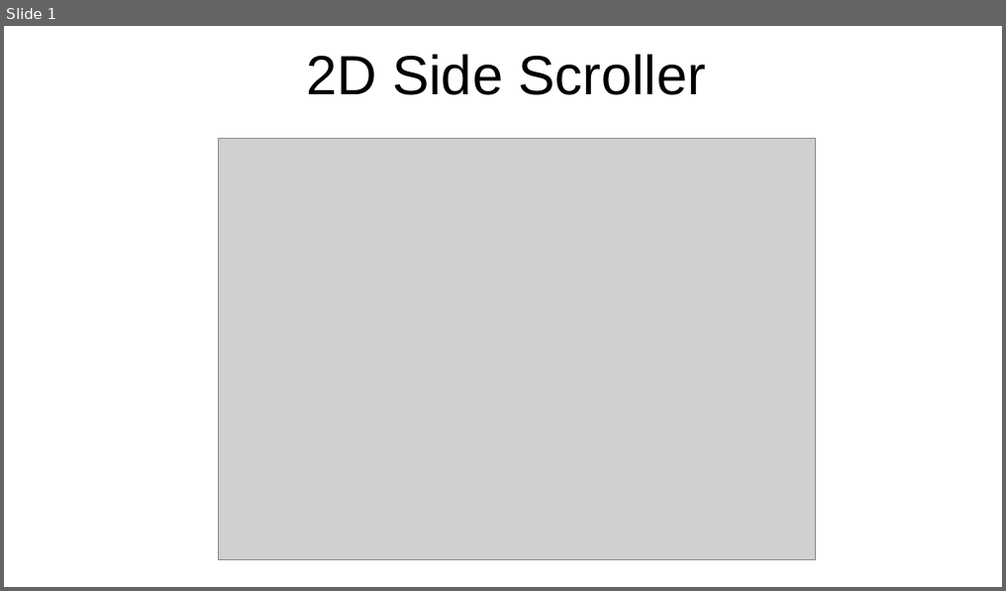
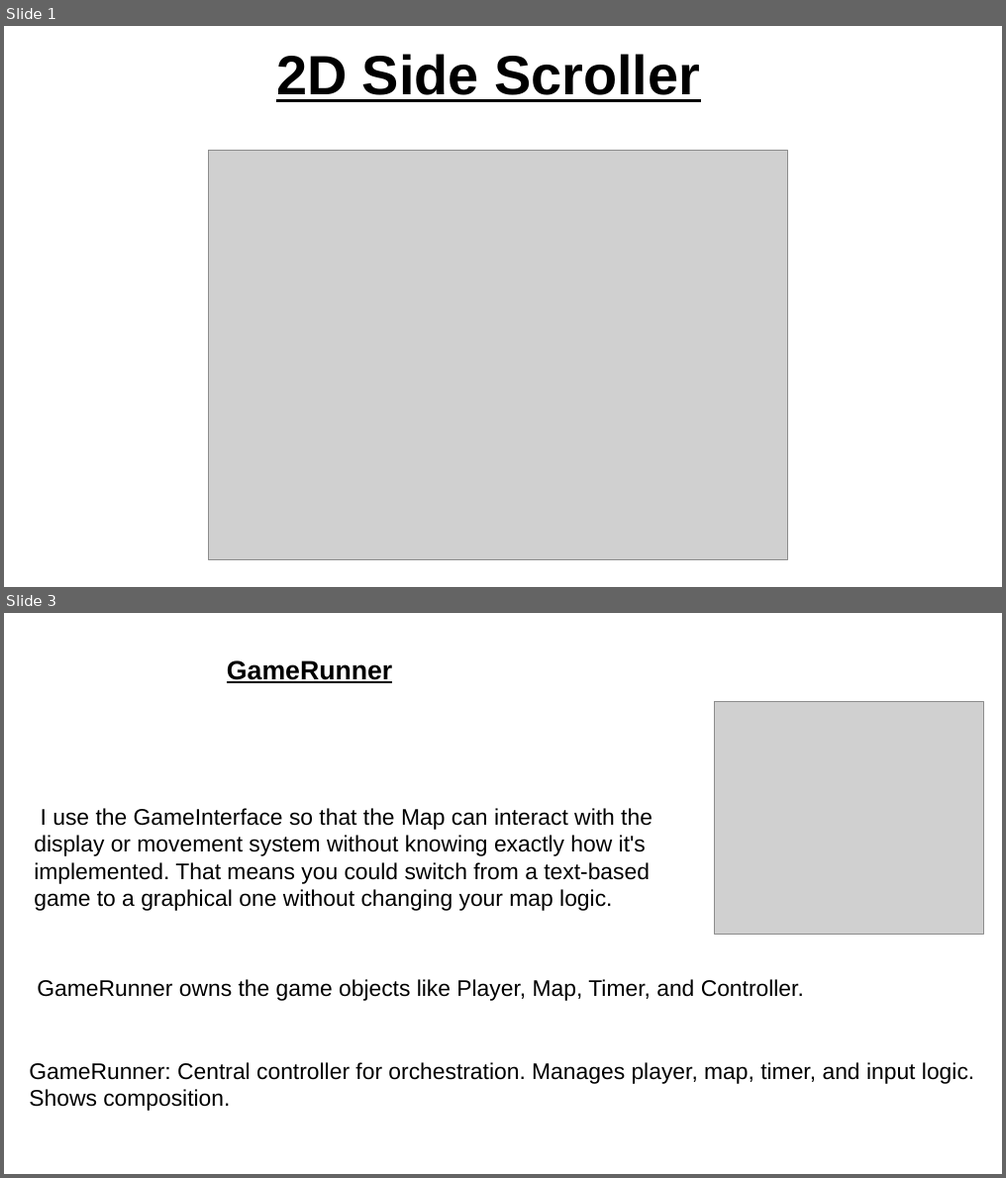
Before and after one commit to tellmon/2D-side-scroller, a slide deck: powerPoint.odp. Shown one above the other, each under a label of ours: slide 1 before the commit, slides 1 and 3 after it; the slides between them are not shown. The pictures are 1006x591 and 1006x1178 pixels, drawn with LibreOffice and Linux fonts; fonts in the diff are those of the drawing; grey boxes stand for pictures. Boxes give left, top, right and bottom in pixels: in the first picture for what was removed or moved away, otherwise in the second. Text is boxed around its words. In the diff, an @@ line names an element or a change of style, - is before the commit and + after.

```diff
--- a/powerPoint.odp
+++ b/powerPoint.odp
@@ slide 3 added at [4,613,1002,1174], background #FFFFFF @@
@@ text added at [227,661,392,683], 21 pt, text #000000, bold, underline @@
+GameRunner
@@ picture added at [714,702,984,934] @@
@@ text added at [34,808,652,911], 18 pt, text #000000 @@
+I use the GameInterface so that the Map can interact with the display or movement system without knowing exactly how it's implemented. That means you could switch from a text-based game to a graphical one without changing your map logic.
@@ text added at [37,979,804,1001], 18 pt, text #000000 @@
+GameRunner owns the game objects like Player, Map, Timer, and Controller.
@@ text added at [29,1062,974,1111], 18 pt, text #000000 @@
+GameRunner: Central controller for orchestration. Manages player, map, timer, and input logic. Shows composition.
@@ slide 1 changed as well @@
@@ title "2D Side Scroller": place and size @@
-title "2D Side Scroller" at [307,54,706,95]
+title "2D Side Scroller" at [276,54,700,102]
@@ title "2D Side Scroller" at [276,54,700,102]: bold on, underline on @@
@@ picture: place and size @@
-picture at [218,138,816,561]
+picture at [209,151,788,561]
```
Also in this commit, not shown: 1 other slide changed, 6 other slides added, 6 slides removed, 2 other files.
